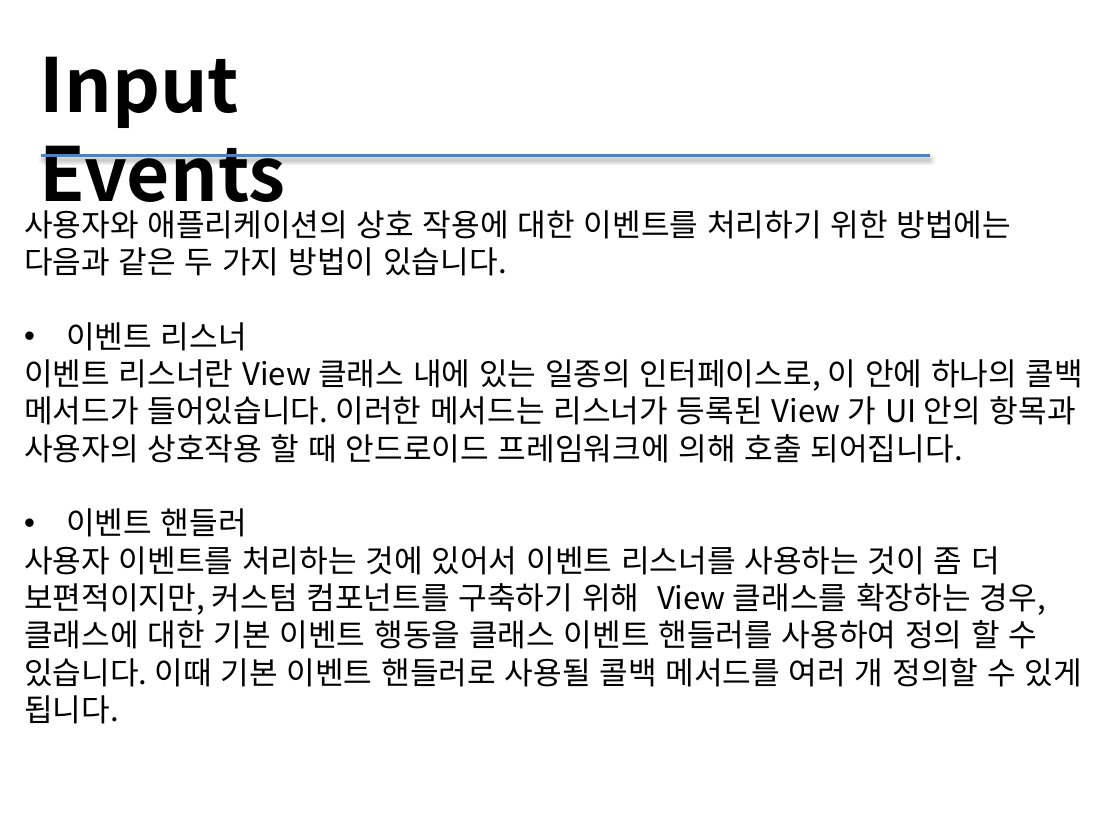
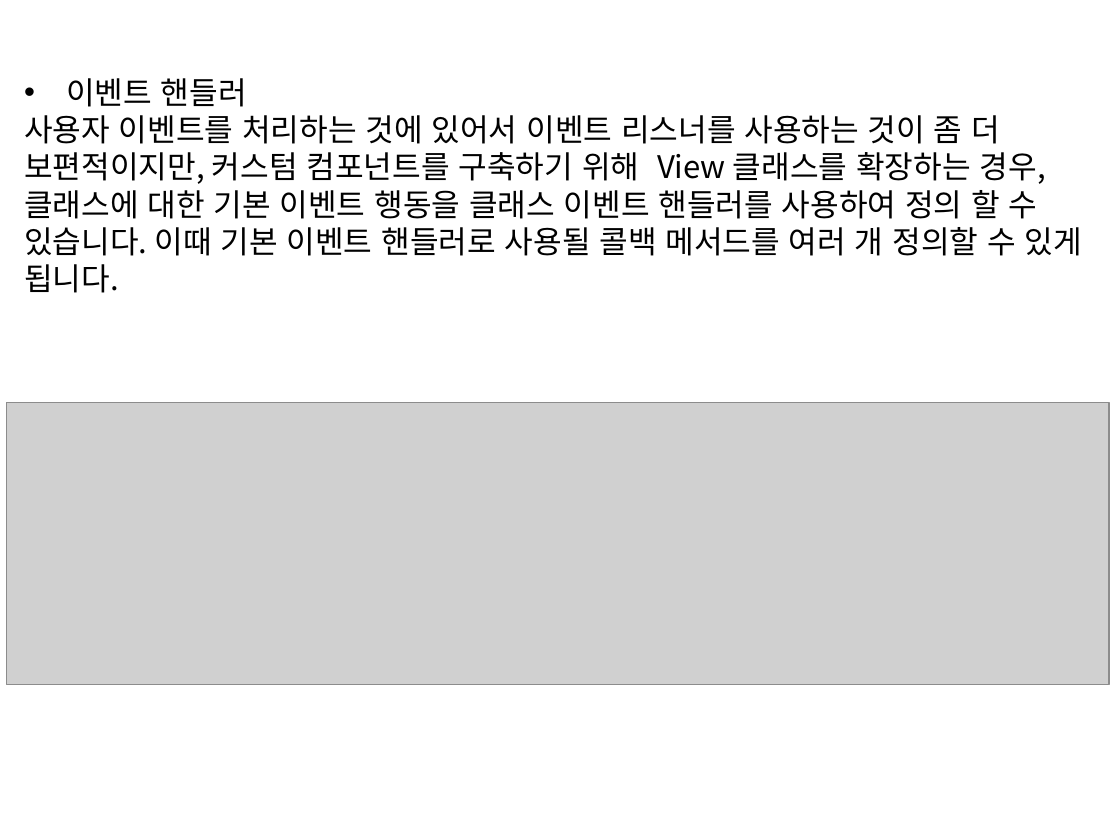
Before and after one commit to sc545/Beacon, a slide deck: slide 9 of 안드로이드 UI.pptx (slide 24 before the commit). Drawn at 1120x840 pixels with LibreOffice and Linux fonts; fonts in the diff are those of the drawing; grey boxes stand for pictures. Boxes give left, top, right and bottom in pixels: in the first picture for what was removed or moved away, otherwise in the second. Text is boxed around its words. In the diff, an @@ line names an element or a change of style, - is before the commit and + after.

Commit message:
3 항목 코드 설명

```diff
--- a/안드로이드 UI.pptx
+++ b/안드로이드 UI.pptx
@@ text "이벤트 핸들러" moved from (x1=24, y1=210, x2=1083, y2=724) to (x1=24, y1=78, x2=1081, y2=293) @@
@@ text removed at (x1=40, y1=56, x2=286, y2=220) @@
-Input Events
@@ line removed from (41, 156) to (931, 156) @@
@@ text at (x1=24, y1=210, x2=1083, y2=463): paragraphs removed @@
-사용자와 애플리케이션의 상호 작용에 대한 이벤트를 처리하기 위한 방법에는 다음과 같은 두 가지 방법이 있습니다.
-• 이벤트 리스너
-이벤트 리스너란 View 클래스 내에 있는 일종의 인터페이스로, 이 안에 하나의 콜백 메서드가 들어있습니다. 이러한 메서드는 리스너가 등록된 View 가 UI 안의 항목과 사용자의 상호작용 할 때 안드로이드 프레임워크에 의해 호출 되어집니다.
@@ picture added at (x1=7, y1=402, x2=1109, y2=684) @@
```
Also in this commit, not shown: 7 other slides changed, 6 slides added, 17 slides removed, 17 other files.
